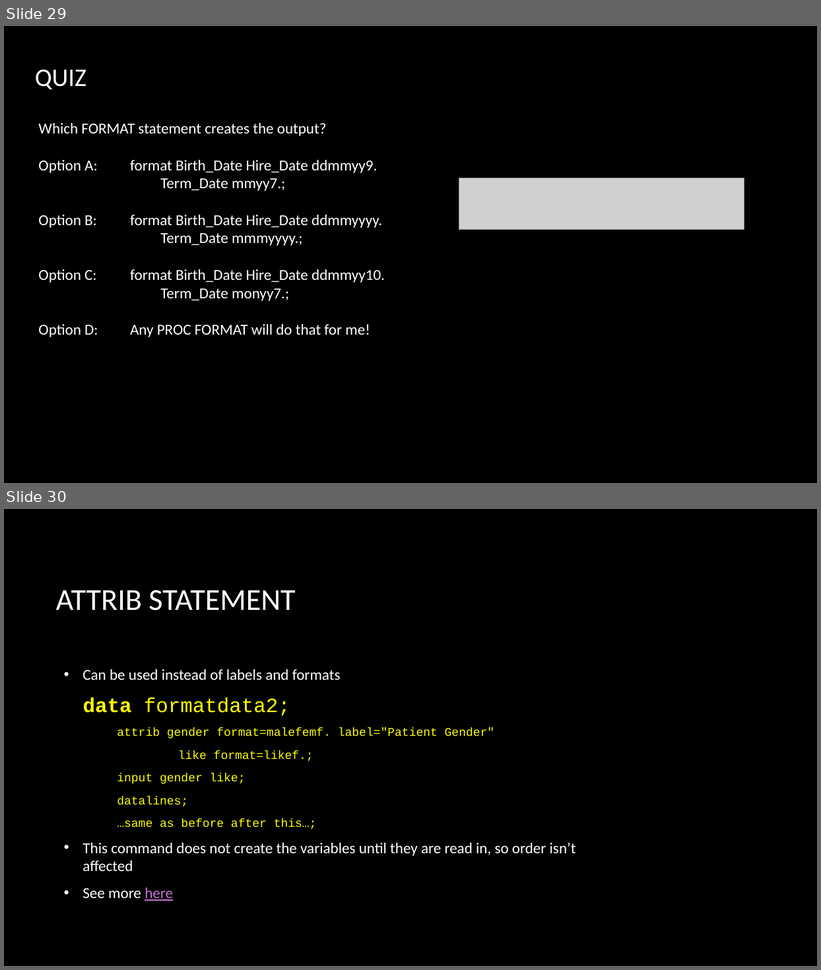
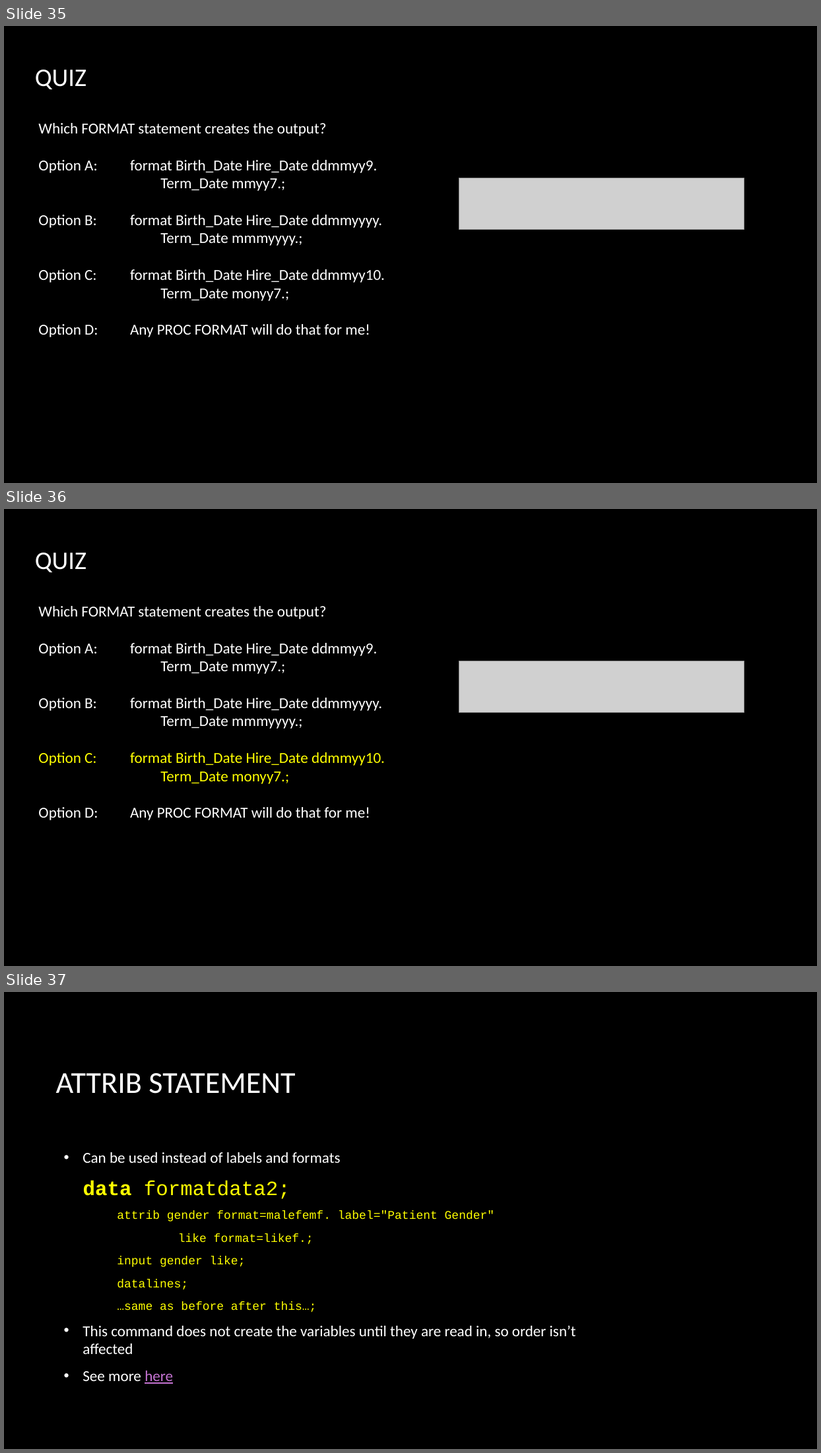
Before and after one commit to kgfitzgerald/stat-7500, a slide deck: files/slides/SAS2.pptx. Shown one above the other, each under a label of ours: slides 29 and 30 before the commit, slides 35, 36 and 37 after it. The pictures are 821x970 and 821x1453 pixels, drawn with LibreOffice and Linux fonts; fonts in the diff are those of the drawing; grey boxes stand for pictures; background and template pictures are left out. Boxes give left, top, right and bottom in pixels: in the first picture for what was removed or moved away, otherwise in the second. Text is boxed around its words. In the diff, an @@ line names an element or a change of style, - is before the commit and + after.

```diff
--- a/files/slides/SAS2.pptx
+++ b/files/slides/SAS2.pptx
@@ slide 36 added at [4,509,817,966], background picture (left out) @@
@@ text added at [35,553,86,572], 30 pt, text #FFFFFF @@
+QUIZ
@@ text added at [38,606,385,821], 18 pt, text #FFFFFF @@
+Which FORMAT statement creates the output?
+Option A: format Birth_Date Hire_Date ddmmyy9.
+Term_Date mmyy7.;
+Option B: format Birth_Date Hire_Date ddmmyyyy.
+Term_Date mmmyyyy.;
+Option C: format Birth_Date Hire_Date ddmmyy10.
+Term_Date monyy7.;
+Option D: Any PROC FORMAT will do that for me!
@@ picture added at [459,661,745,713] @@
@@ page number added at [689,900,725,925], 10 pt, text #000000 @@
+36
@@ what was slide 29 is now slide 35 @@
@@ what was slide 30 is now slide 37 @@
```
Also in this commit, not shown: 9 other slides added, 5 other files.
